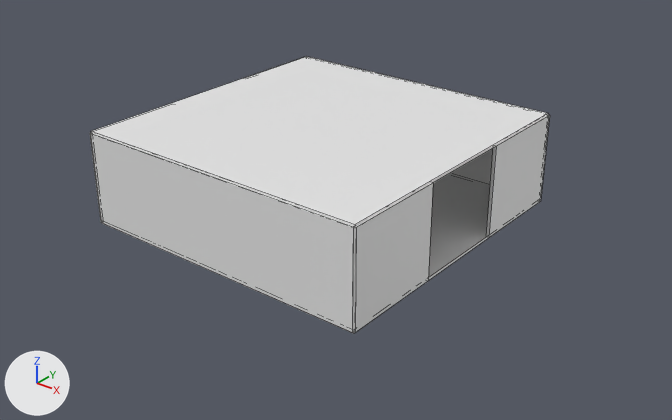
Renders of the Blender file blender/museum.blend from each side of a commit.
Rendered twice from a 50 mm lens placed at (17.15, -20.91, 13.13), pointed at (0.62, -0.24, 0.32). The axes (+X, +Y, +Z) are drawn at lower left. The lights are the same throughout. Mesh edges are drawn as thin lines.

In view in the first picture: 'Ceilling-col', 'Floor-col', 'Wall-col', 'Wall2-col'.
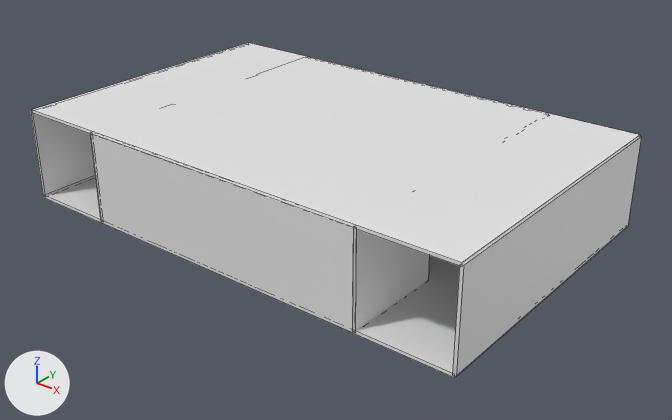
Diff of the bpy script that builds the scene:
```diff
--- a/blender/museum.blend.py
+++ b/blender/museum.blend.py
@@ me_cube @@
 me_cube.from_pydata(...)  # 8 vertices, 6 faces; spans x -5.0..5.0, y -5.0..5.0, z -0.05..0.05
 # used by ob_floor_col; location = (0.0, 0.0, 0.0)
+# me_cube part 1: the whole mesh is scaled about its middle by (1.6, 1, 1)
 me_cube.materials.append(mat_material)
@@ me_cube_003 @@
 me_cube_003.from_pydata(...)  # 8 vertices, 6 faces; spans x -5.0..5.0, y -5.0..5.0, z -0.05..0.05
 # used by ob_ceilling_col; location = (0.0, 0.0, 3.0)
+# me_cube_003 part 2: the whole mesh is scaled about its middle by (1.6, 1, 1)
 me_cube_003.materials.append(mat_material_002)
@@ me_cube_005 @@
+me_cube_005.from_pydata(...)  # a box spanning x -5.0..5.0, y -1.5..1.5, z -0.05..0.05
+me_cube_005.materials.append(mat_material_001)  # its picture is missing
@@ ob_wall3_col @@
+ob_wall3_col = bpy.data.objects.new('Wall3-col', me_cube_005)
+ob_wall3_col.location = (-8.0, 0.0, 1.5)
+ob_wall3_col.rotation_euler = (1.571, 0.0, 1.571)  # degrees (90, 0, 90)
+_m = ob_wall3_col.modifiers.new('Mirror', 'MIRROR')
+_m.mirror_object = ob_floor_col
```

Pixel boxes (x1, y1, x2, y2) of what changed, in the pictures (672 x 420 px):
'Ceilling-col', mesh rescaled (33% wider, 31% taller): before (91, 56, 548, 227); after (31, 43, 640, 267)
'Wall3-col', added: after (31, 112, 641, 376)
'Wall2-col', mesh rescaled: before (90, 115, 550, 332); after (90, 132, 429, 332)
'Floor-col', mesh rescaled: before (102, 174, 490, 333); after (44, 177, 460, 377)
